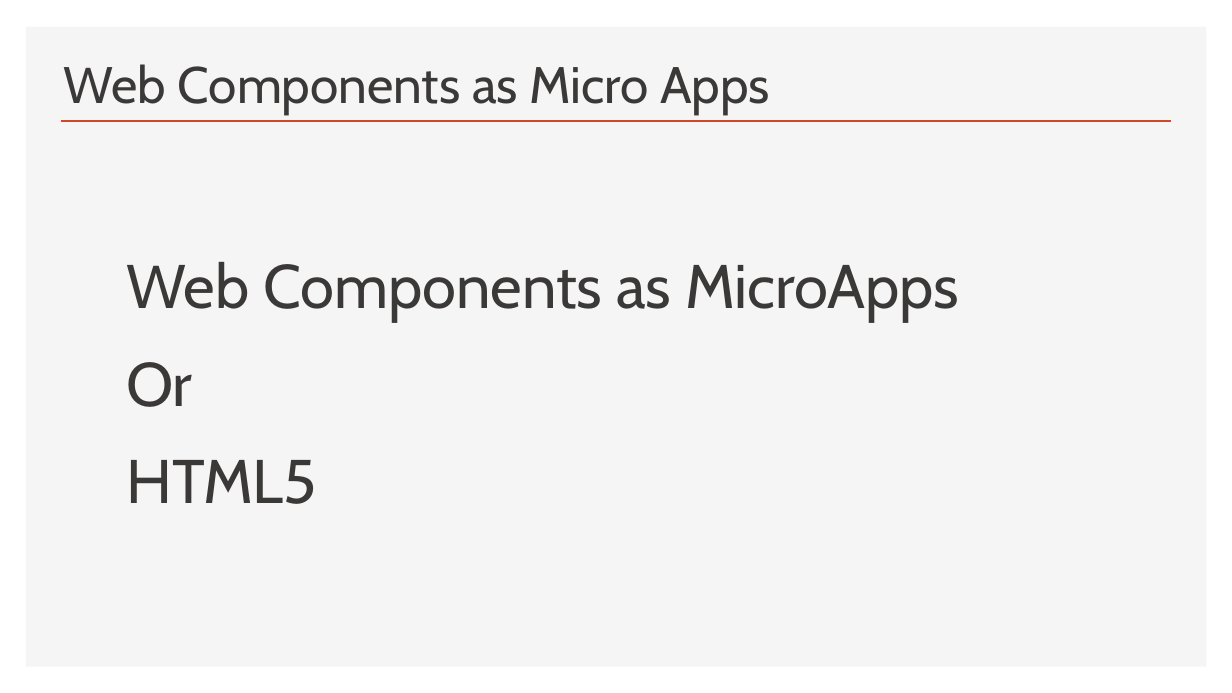
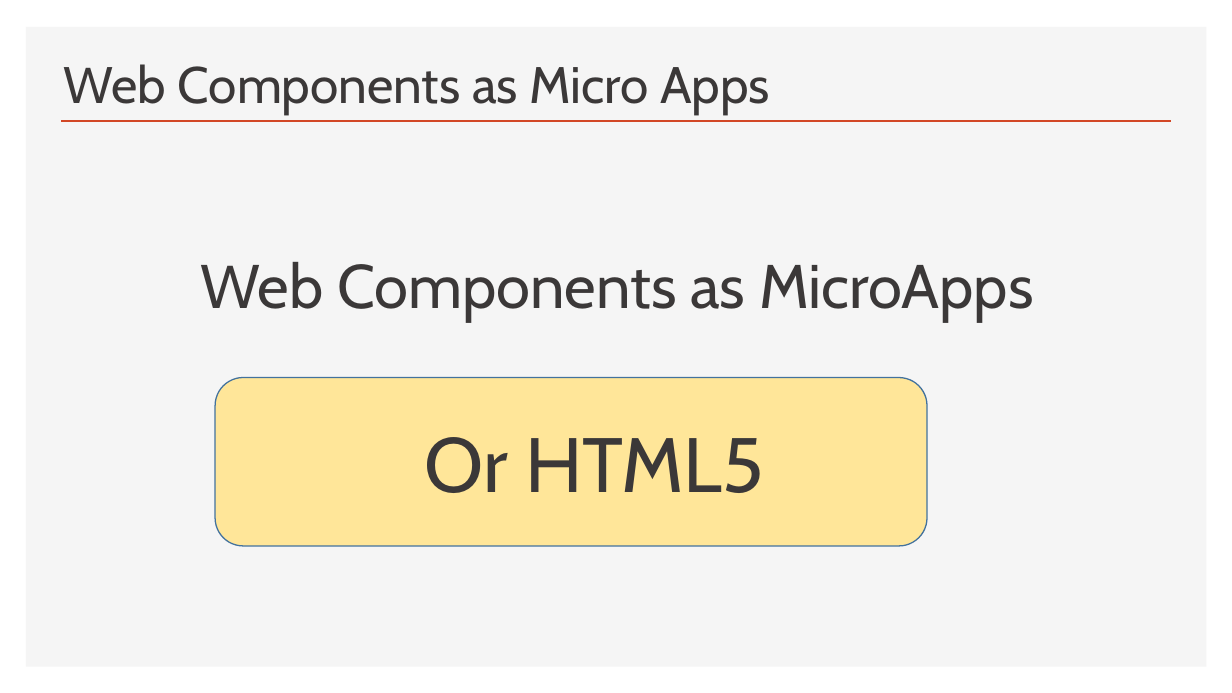
Before and after one commit to Python-Test-Engineer/web-components-v1, a slide deck: slide 4 of SLIDES/ndc-web-components.pptx (slide 3 before the commit). Drawn at 1232x693 pixels with LibreOffice and Linux fonts; fonts in the diff are those of the drawing. Boxes give left, top, right and bottom in pixels: in the first picture for what was removed or moved away, otherwise in the second. Text is boxed around its words. In the diff, an @@ line names an element or a change of style, - is before the commit and + after.

```diff
--- a/SLIDES/ndc-web-components.pptx
+++ b/SLIDES/ndc-web-components.pptx
@@ text "Web Components as MicroApps" at (x1=200, y1=262, x2=1033, y2=322): alignment left to centre @@
@@ text at (x1=126, y1=362, x2=317, y2=504): paragraphs removed @@
-  Or
-  HTML5
@@ rounded rectangle added at (x1=215, y1=378, x2=927, y2=546), fill #FFE699, outline #43739E 1 pt, 60 pt, text #3B3838 @@
+  Or HTML5
```
Also in this commit, not shown: 2 other slides changed, 2 other files.
